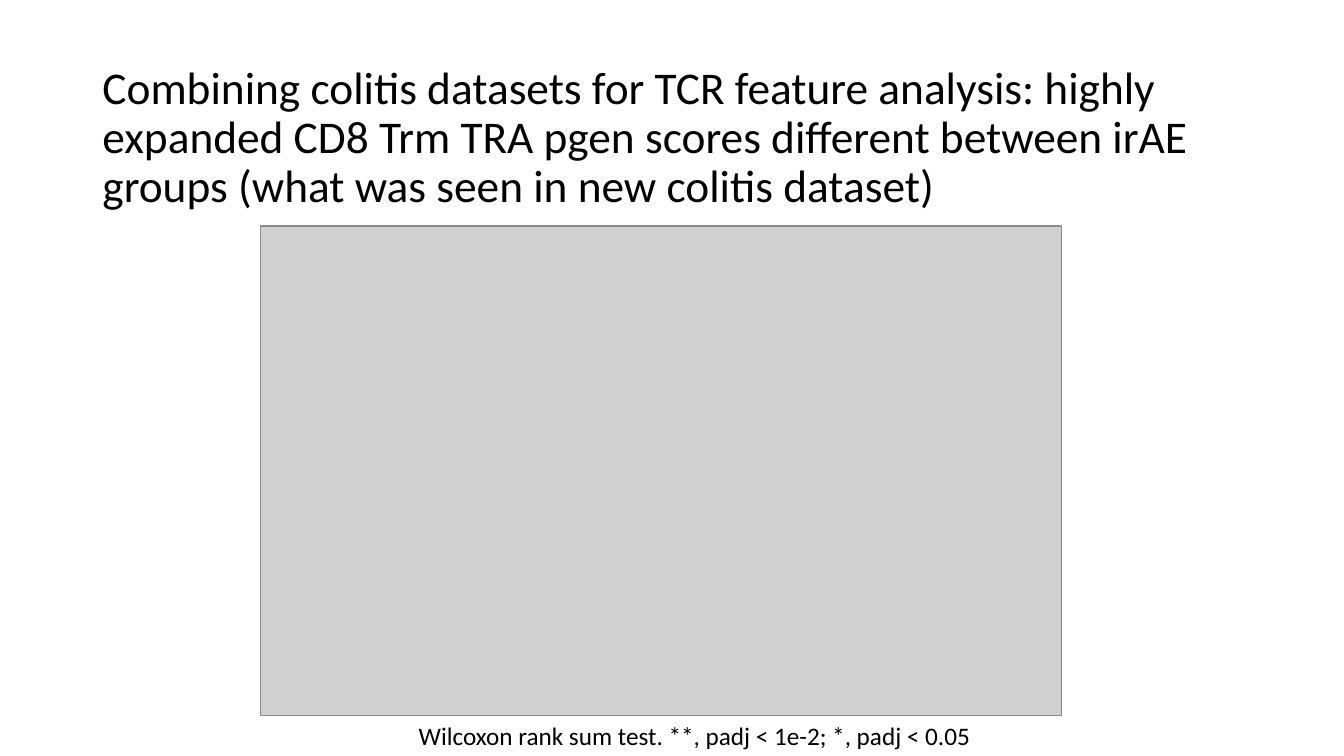
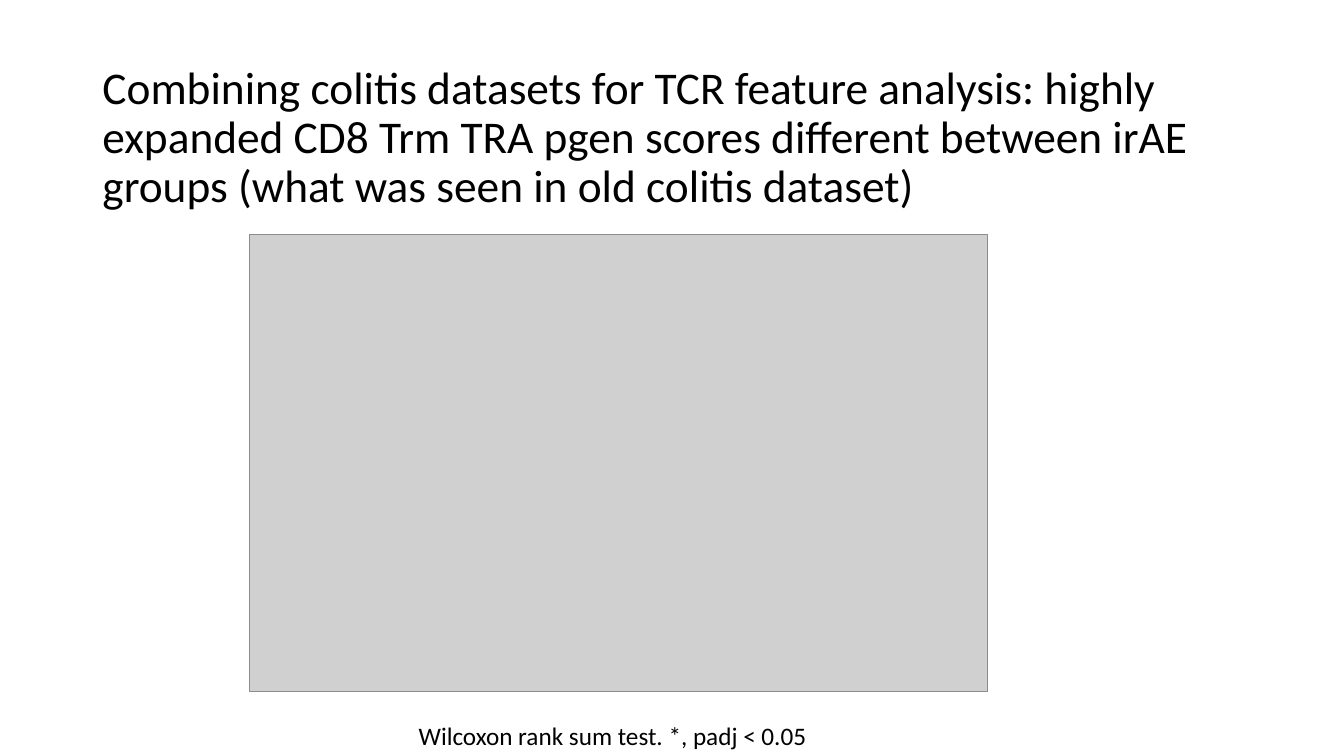
Before and after one commit to tybottorff/bottorffdocs, a slide deck: slide 6 of presentations/weekly_meetings/2_29_24.pptx. Drawn at 1344x756 pixels with LibreOffice and Linux fonts; fonts in the diff are those of the drawing; grey boxes stand for pictures. Boxes give left, top, right and bottom in pixels: in the first picture for what was removed or moved away, otherwise in the second. Text is boxed around its words. In the diff, an @@ line names an element or a change of style, - is before the commit and + after.

```diff
--- a/presentations/weekly_meetings/2_29_24.pptx
+++ b/presentations/weekly_meetings/2_29_24.pptx
@@ title at (102,72,1187,210): text changed @@
-Combining colitis datasets for TCR feature analysis: highly expanded CD8 Trm TRA pgen scores different between irAE groups (what was seen in new colitis dataset)
+Combining colitis datasets for TCR feature analysis: highly expanded CD8 Trm TRA pgen scores different between irAE groups (what was seen in old colitis dataset)
@@ picture: place and size @@
-picture at (261,226,1063,715)
+picture at (250,235,988,692)
@@ text at (419,727,806,750): text changed @@
-Wilcoxon rank sum test. **, padj < 1e-2; *, padj < 0.05
+Wilcoxon rank sum test. *, padj < 0.05
```
Also in this commit, not shown: 6 other slides changed, 2 slides added, 1 slide removed.
